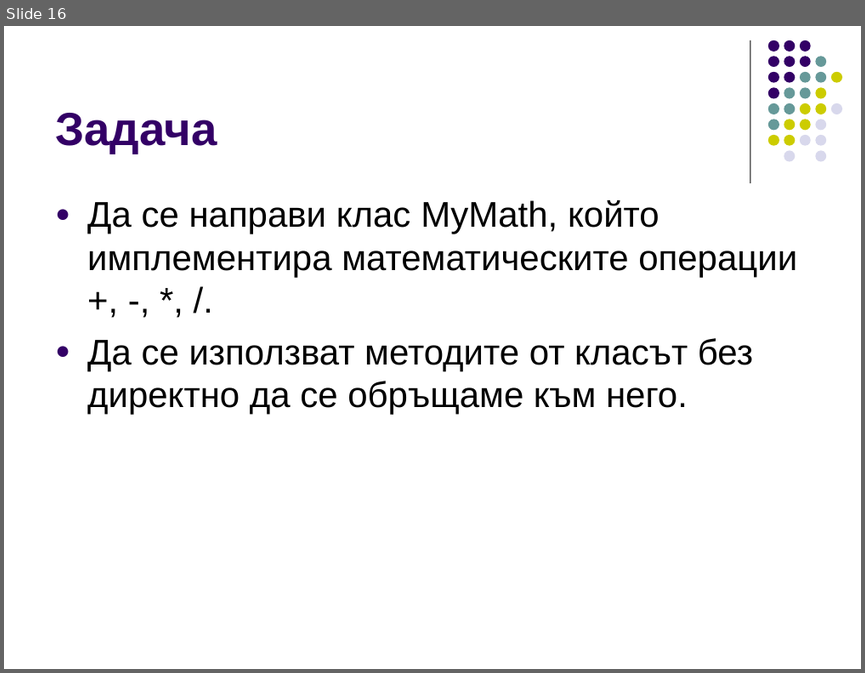
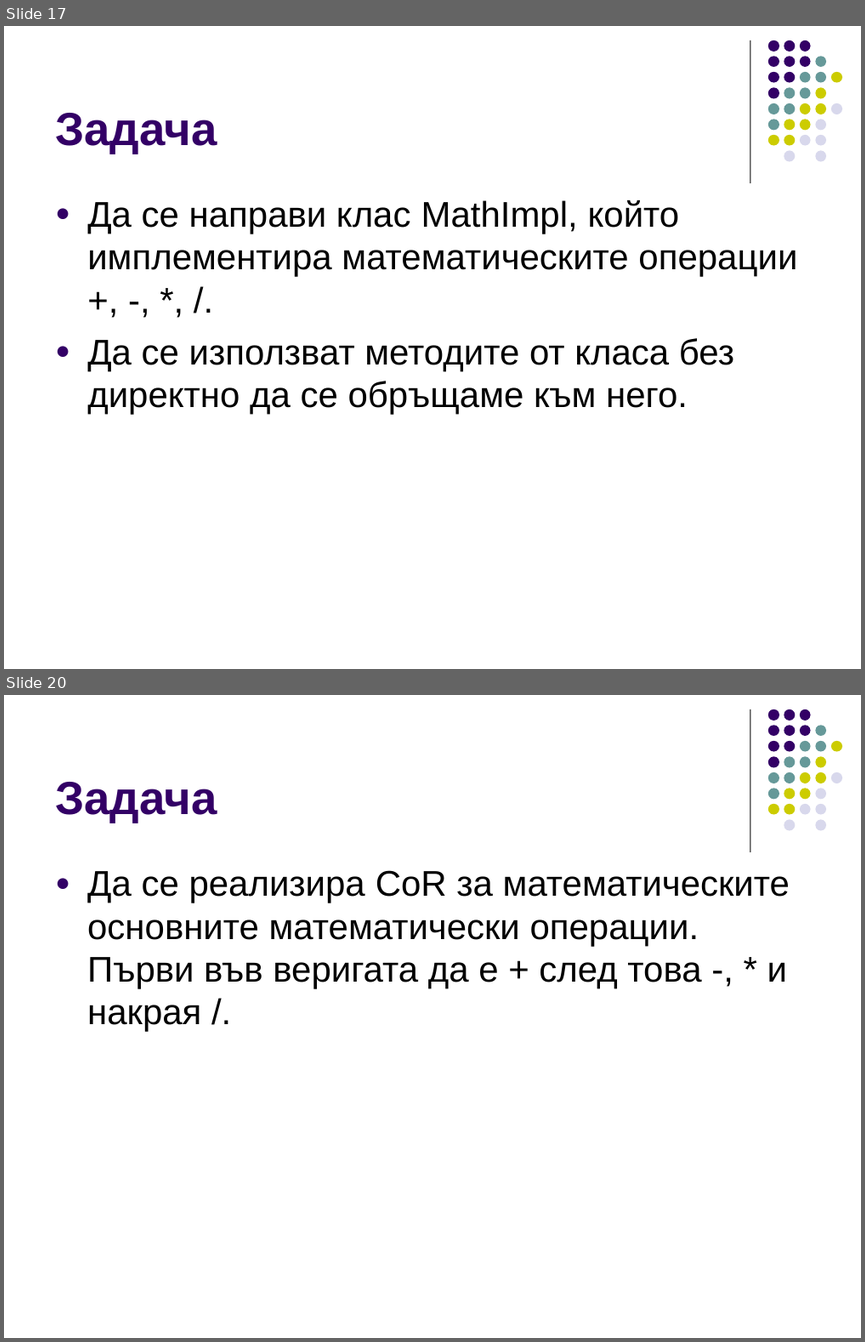
Before and after one commit to ivorusev/startup-factory-java-course, a slide deck: slides/7-Design-Patterns.ppt. Shown one above the other, each under a label of ours: slide 16 before the commit, slides 17 and 20 after it; the slides between them are not shown. The pictures are 865x673 and 865x1342 pixels, drawn with LibreOffice and Linux fonts; fonts in the diff are those of the drawing. Boxes give left, top, right and bottom in pixels: in the first picture for what was removed or moved away, otherwise in the second. Text is boxed around its words. In the diff, an @@ line names an element or a change of style, - is before the commit and + after.

```diff
--- a/slides/7-Design-Patterns.ppt
+++ b/slides/7-Design-Patterns.ppt
@@ slide 20 added at <box>4,695,861,1338</box>, background #FFFFFF; not listed: 32 template elements that a slide beside it also shows @@
@@ title added at <box>55,782,216,823</box>, 39 pt, text #330066, bold @@
+Задача
@@ text added at <box>87,870,789,1032</box>, 30 pt, text #000000 @@
+● Да се реализира CoR за математическите основните математически операции. Първи във веригата да е + след това -, * и накрая /.
@@ what was slide 16 is now slide 17 @@
@@ slide 17 changed as well @@
@@ text at <box>87,200,797,414</box>: text changed @@
-● Да се направи клас MyMath, който имплементира математическите операции +, -, *, /.
-● Да се използват методите от класът без директно да се обръщаме към него.
+● Да се направи клас MathImpl, който имплементира математическите операции +, -, *, /.
+● Да се използват методите от класа без директно да се обръщаме към него.
```
Also in this commit, not shown: 3 other slides changed, 4 other slides added, 2 slides removed, 1 other file.
